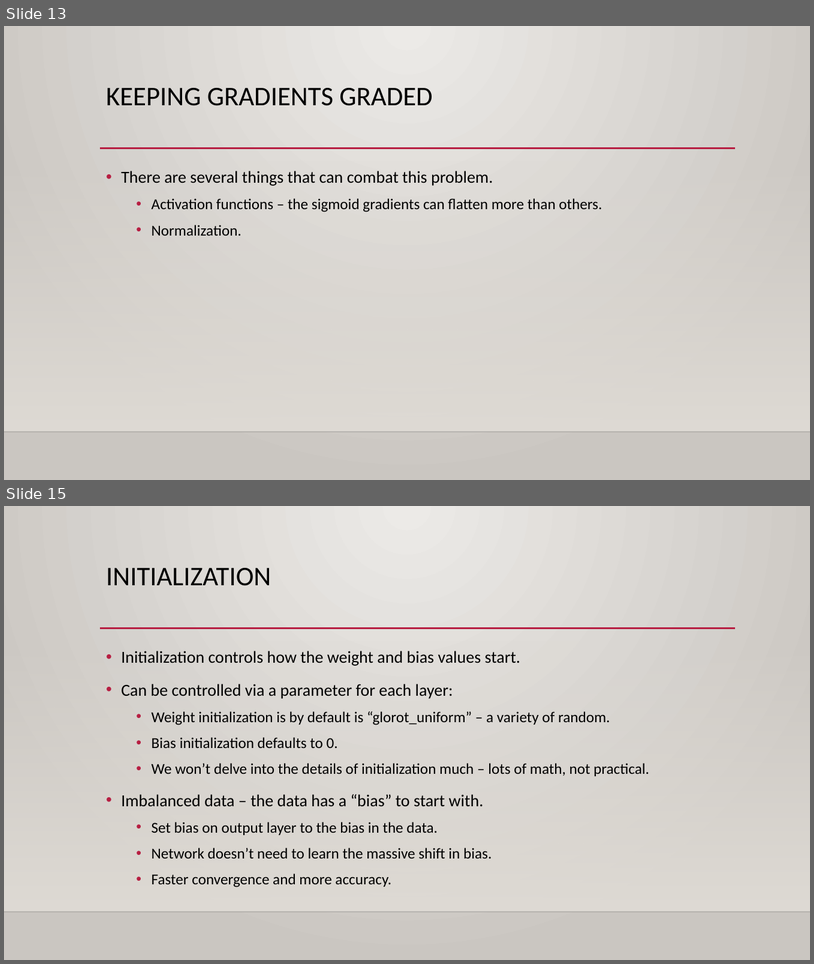
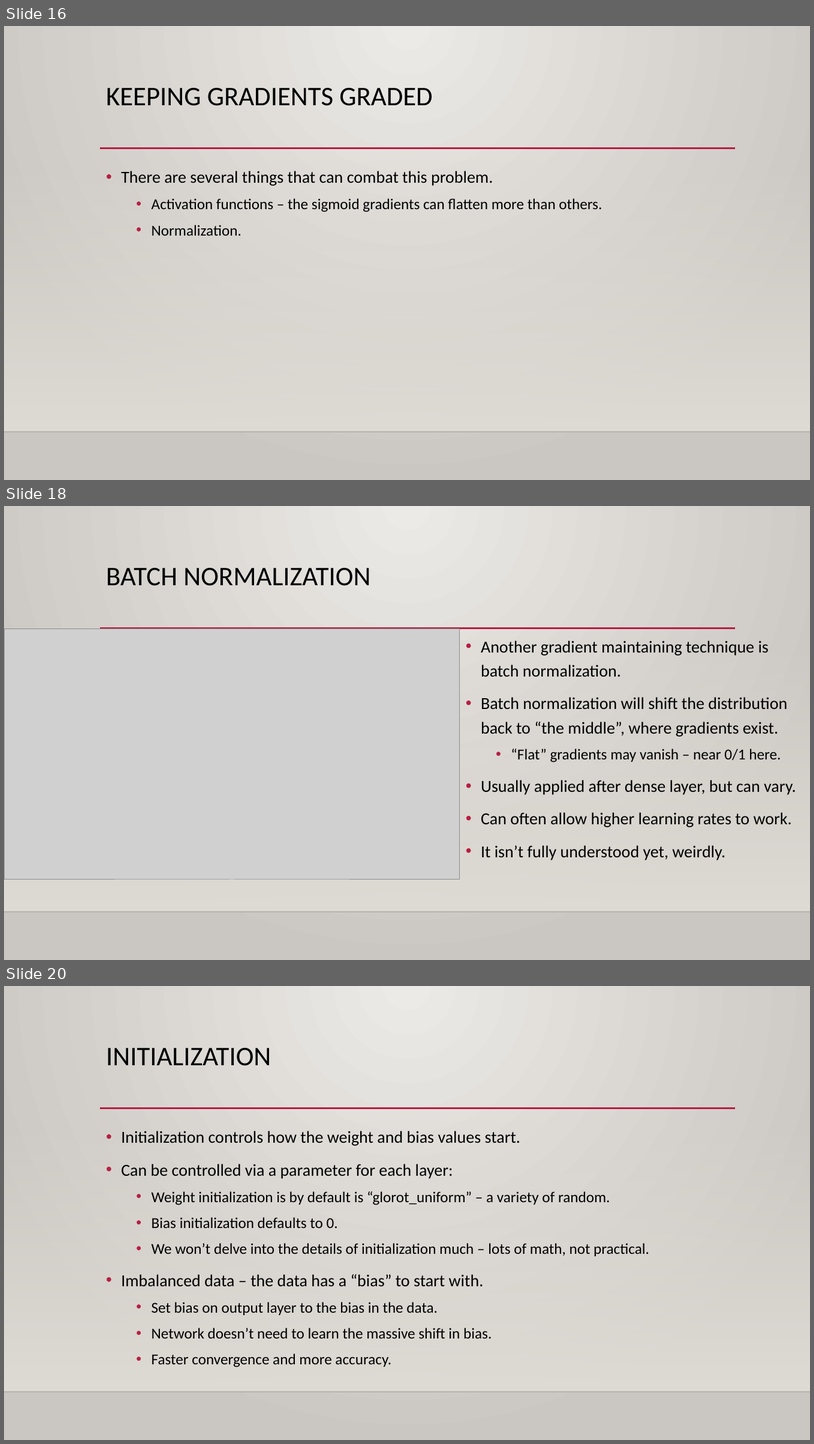
Before and after one commit to calvint13/Intro_to_Machine_Learning_Student_Workbooks, a slide deck: reference_content/Slides/tensorflow_optimization.pptx. Shown one above the other, each under a label of ours: slides 13 and 15 before the commit, slides 16, 18 and 20 after it; the slides between them are not shown. The pictures are 814x964 and 814x1444 pixels, drawn with LibreOffice and Linux fonts; fonts in the diff are those of the drawing; grey boxes stand for pictures; background and template pictures are left out. Boxes give left, top, right and bottom in pixels: in the first picture for what was removed or moved away, otherwise in the second. Text is boxed around its words. In the diff, an @@ line names an element or a change of style, - is before the commit and + after.

```diff
--- a/reference_content/Slides/tensorflow_optimization.pptx
+++ b/reference_content/Slides/tensorflow_optimization.pptx
@@ slide 18 added at [4, 506, 810, 960], background gradient #ECEAE7 to #CAC7C1; not listed: 3 template elements that a slide beside it also shows @@
@@ title added at [106, 568, 371, 586], 32 pt, text #000000 @@
+BATCH NORMALIZATION
@@ picture added at [4, 629, 460, 879] @@
@@ text added at [481, 640, 796, 860], 20 pt, text #000000 @@
+• Another gradient maintaining technique is batch normalization.
+• Batch normalization will shift the distribution back to “the middle”, where gradients exist.
+  • “Flat” gradients may vanish – near 0/1 here.
+• Usually applied after dense layer, but can vary.
+• Can often allow higher learning rates to work.
+• It isn’t fully understood yet, weirdly.
@@ what was slide 13 is now slide 16 @@
@@ what was slide 15 is now slide 20 @@
```
Also in this commit, not shown: 1 slide changed, 5 other slides added, 5 other files.
